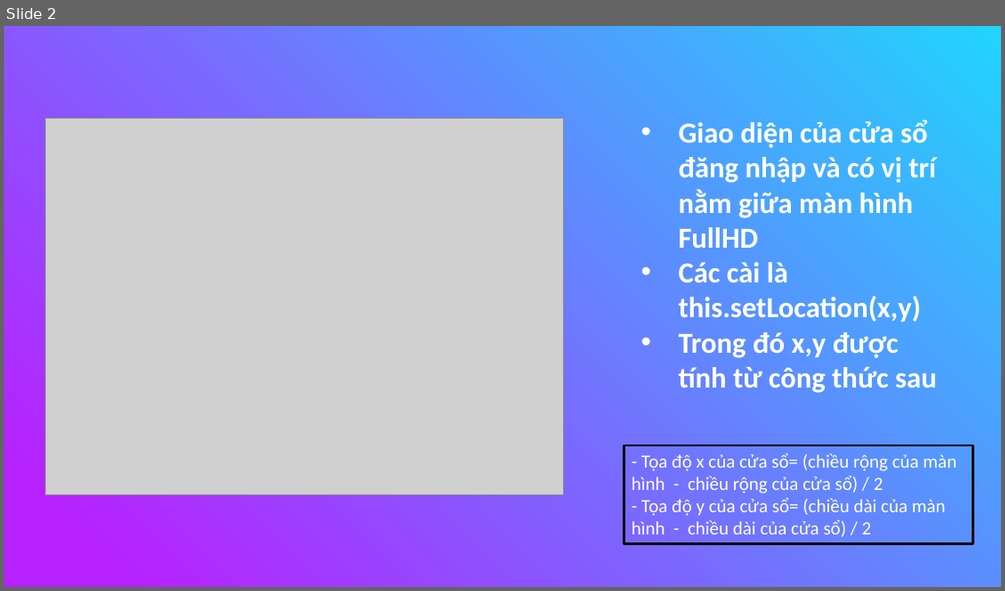
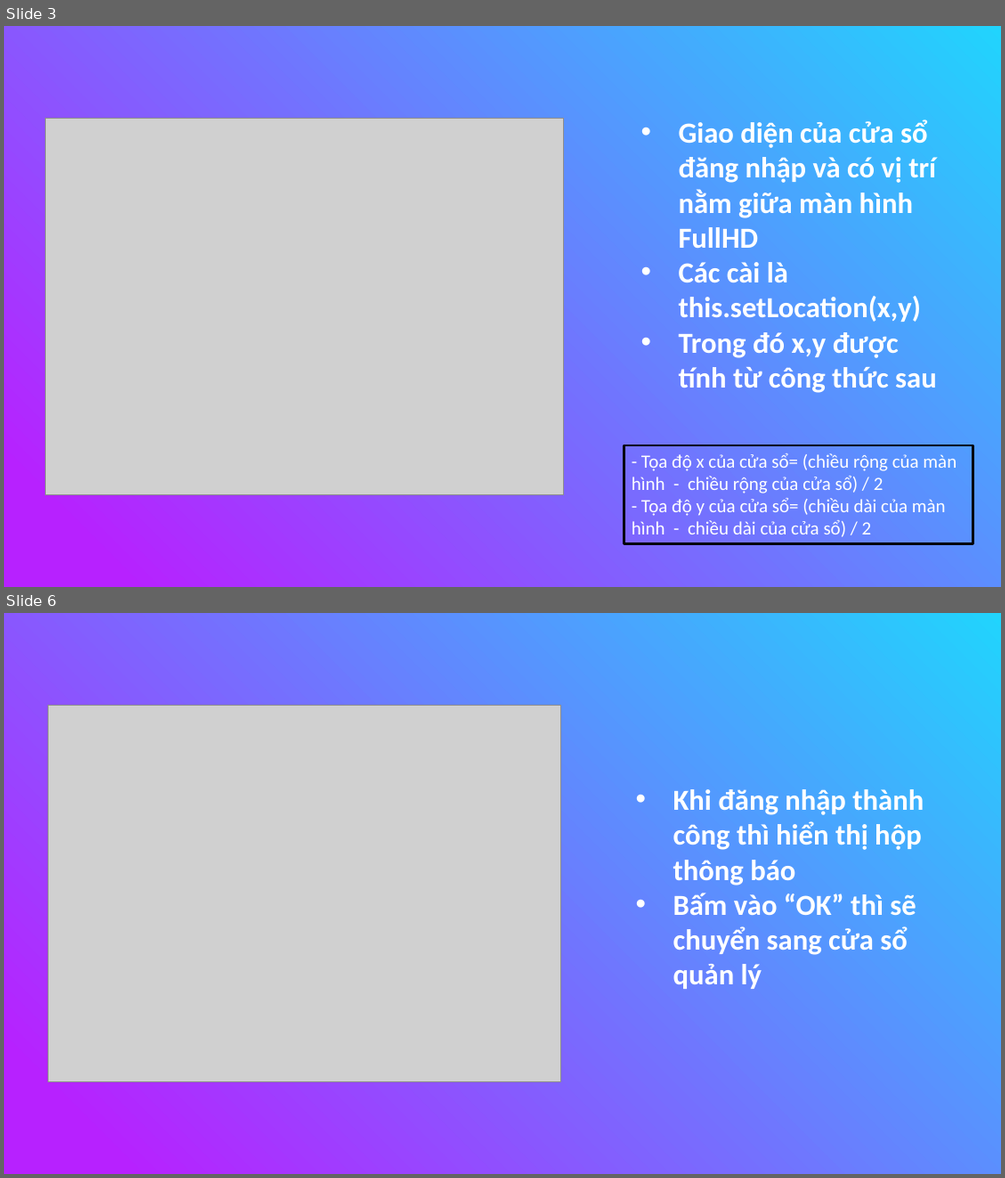
Before and after one commit to nguyenduydan/63133615_AndroidProgramming, a slide deck: KTGK_63133615/KTGK_63133615.pptx. Shown one above the other, each under a label of ours: slide 2 before the commit, slides 3 and 6 after it; the slides between them are not shown. The pictures are 1005x591 and 1005x1178 pixels, drawn with LibreOffice and Linux fonts; fonts in the diff are those of the drawing; grey boxes stand for pictures. Boxes give left, top, right and bottom in pixels: in the first picture for what was removed or moved away, otherwise in the second. Text is boxed around its words. In the diff, an @@ line names an element or a change of style, - is before the commit and + after.

```diff
--- a/KTGK_63133615/KTGK_63133615.pptx
+++ b/KTGK_63133615/KTGK_63133615.pptx
@@ slide 6 added at (4,613,1001,1174), background gradient #21D4FD to #B721FF @@
@@ picture added at (48,706,561,1082) @@
@@ text added at (673,789,923,989), 28 pt, text #FFFFFF, bold @@
+• Khi đăng nhập thành công thì hiển thị hộp thông báo
+• Bấm vào “OK” thì sẽ chuyển sang cửa sổ quản lý
@@ what was slide 2 is now slide 3 @@
```
Also in this commit, not shown: 10 other slides added.
